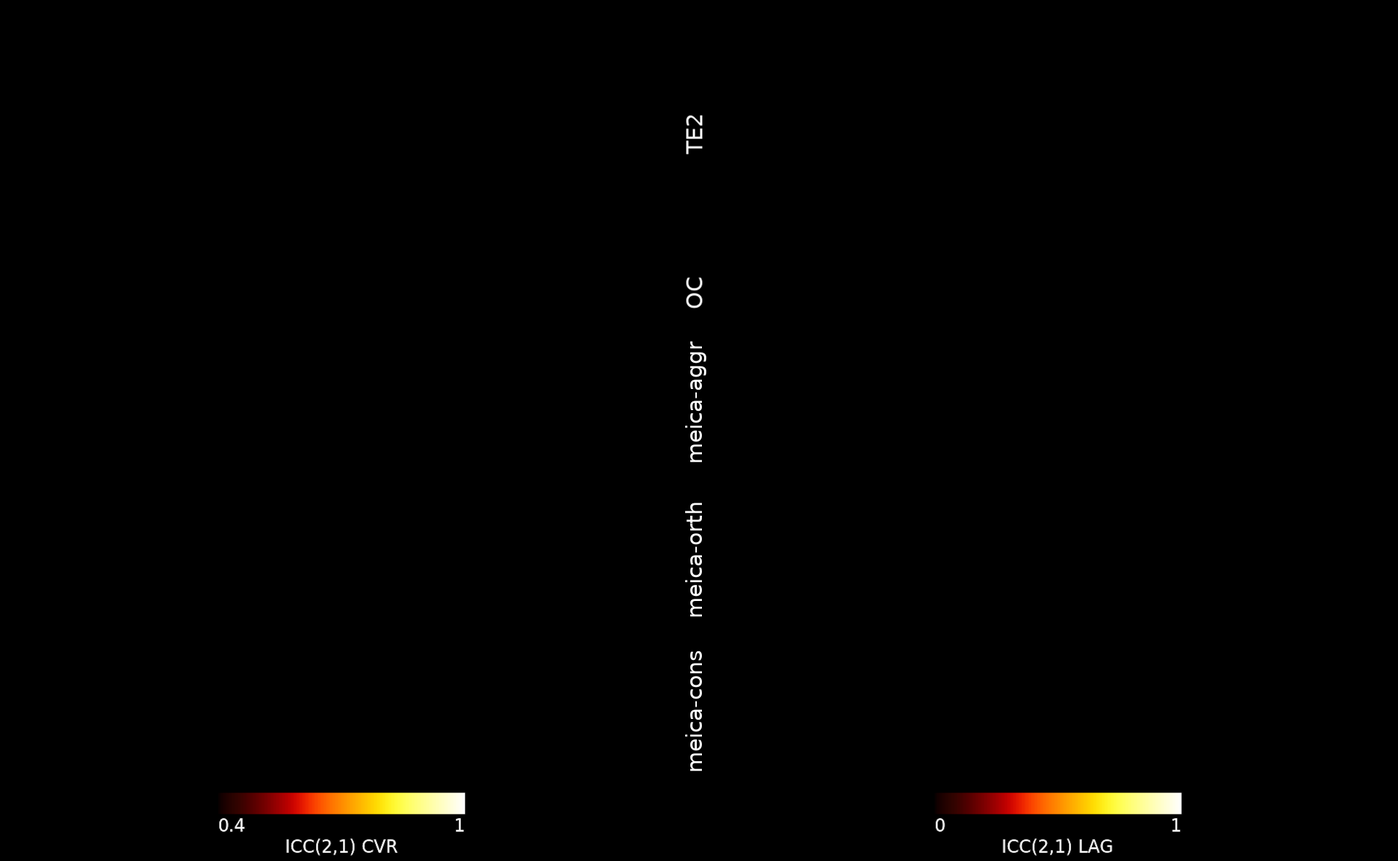
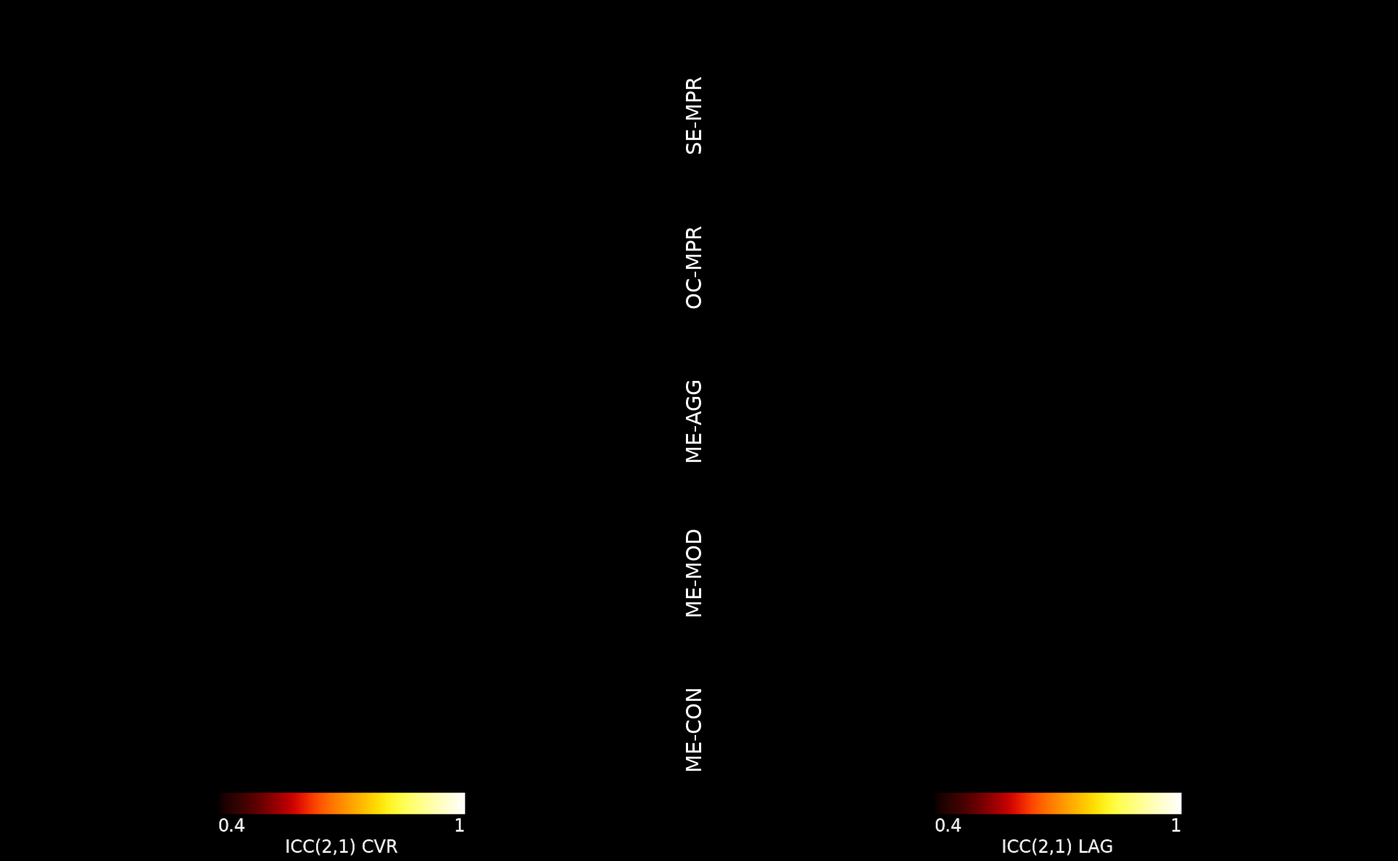
The second 1398×861 image is a revision of the first. Changes to its layers:
renamed "TE2" to "SE-MPR", moved it above "OC-MPR", painted on it over (x1=685, y1=76, x2=703, y2=155)
renamed "OC" to "OC-MPR", moved it above "ME-AGG", painted on it over (x1=685, y1=225, x2=703, y2=309)
renamed "meica-aggr" to "ME-AGG", moved it above "ME-MOD", painted on it over (x1=685, y1=340, x2=707, y2=463)
renamed "meica-orth" to "ME-MOD", painted on it over (x1=685, y1=502, x2=702, y2=617)
renamed "Cons" to "ME-CON", painted on it over (x1=685, y1=650, x2=702, y2=772)
painted on "Livello incollato" over (x1=945, y1=817, x2=962, y2=833)
